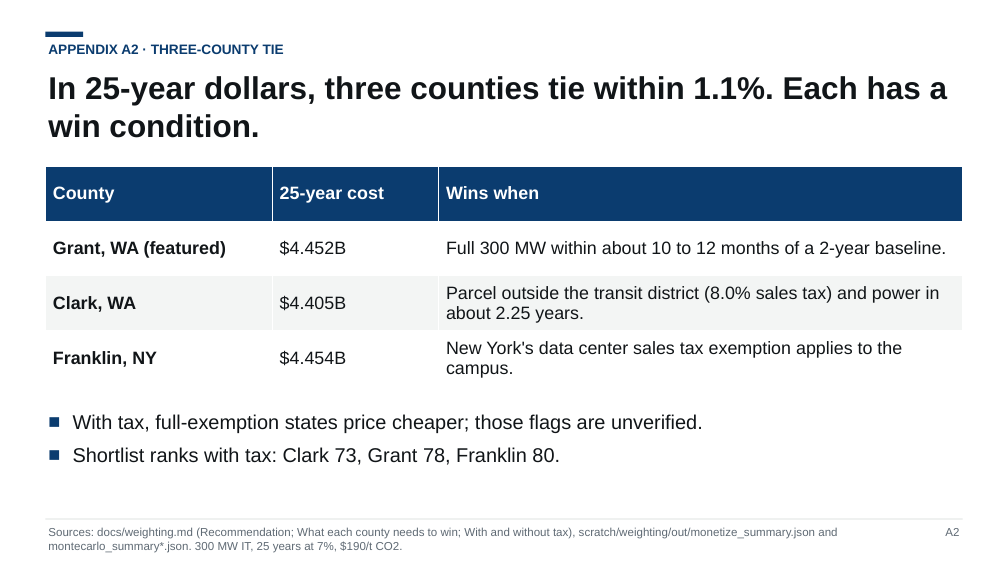
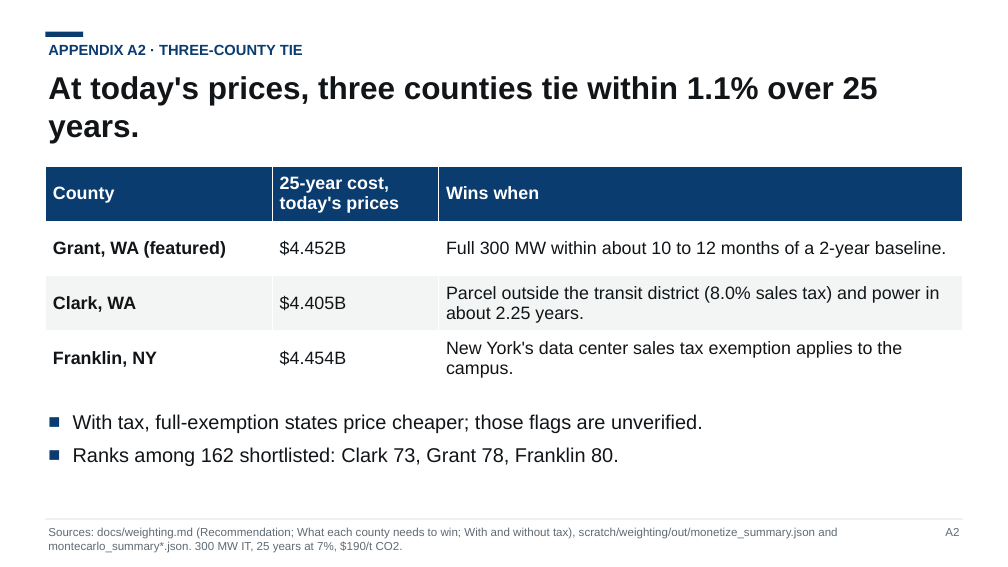
Before and after one commit to NeilKhandelwal/BAC-Hackathon, a slide deck: slide 11 of docs/deck/pitch_template.pptx. Drawn at 1008x567 pixels with LibreOffice and Linux fonts; fonts in the diff are those of the drawing. Boxes give left, top, right and bottom in pixels: in the first picture for what was removed or moved away, otherwise in the second. Text is boxed around its words. In the diff, an @@ line names an element or a change of style, - is before the commit and + after.

Commit message:
Finalize the pitch template after the advisor's deck review
Show the power-price result on the pick-change slide, qualify the
three-county tie as at today's prices, add a cockpit screenshot to the
engine slide, add a structural checker, fix footer and overflow issues
found in the renders, and write the morning summary and PR text in the
build log.

```diff
--- a/docs/deck/pitch_template.pptx
+++ b/docs/deck/pitch_template.pptx
@@ text "APPENDIX A2 · THREE-COUNTY TIE" at <box>48,44,303,55</box>: size 13 to 14 pt @@
@@ text at <box>48,76,878,143</box>: text changed @@
-In 25-year dollars, three counties tie within 1.1%. Each has a win condition.
+At today's prices, three counties tie within 1.1% over 25 years.
@@ table at <box>45,166,963,386</box> @@
-row 1, column 2: 25-year cost
+row 1, column 2: 25-year cost, today's prices
@@ text at <box>73,447,619,466</box>: text changed @@
-■ Shortlist ranks with tax: Clark 73, Grant 78, Franklin 80.
+■ Ranks among 162 shortlisted: Clark 73, Grant 78, Franklin 80.
```
Also in this commit, not shown: 14 other slides changed, 21 other files.
